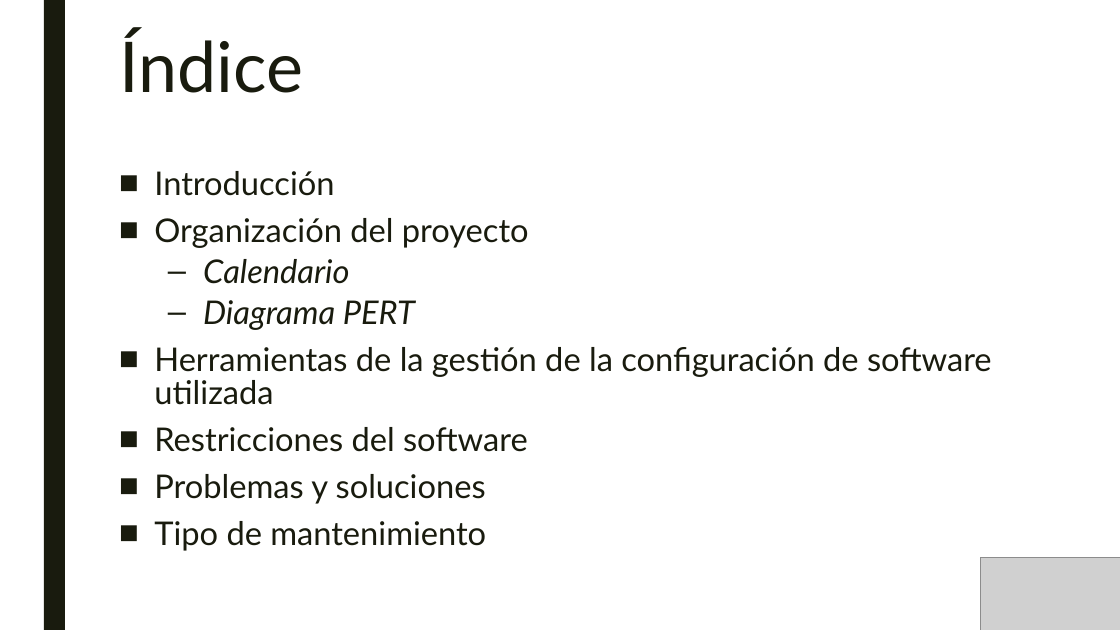
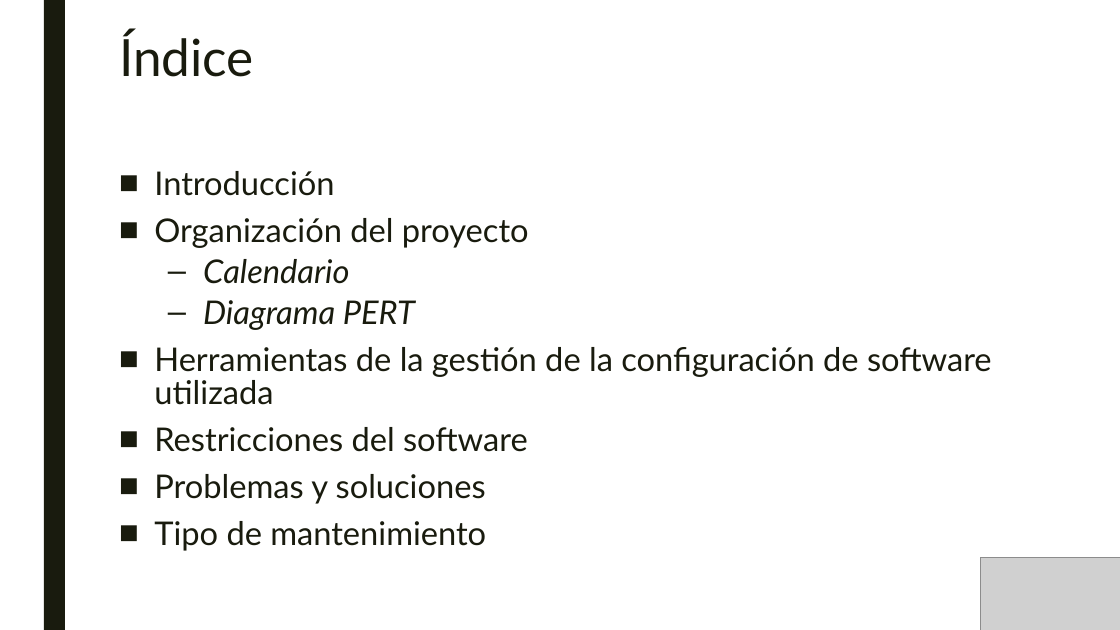
Before and after one commit to SombraJ/practicaAIS, a slide deck: slide 2 of Gestión de un proyecto Software.pptx. Drawn at 1120x630 pixels with LibreOffice and Linux fonts; fonts in the diff are those of the drawing; grey boxes stand for pictures. Boxes give left, top, right and bottom in pixels: in the first picture for what was removed or moved away, otherwise in the second. Text is boxed around its words. In the diff, an @@ line names an element or a change of style, - is before the commit and + after.

```diff
--- a/Gestión de un proyecto Software.pptx
+++ b/Gestión de un proyecto Software.pptx
@@ title "Índice" at (119,32,254,77): size 60 to 44 pt @@
```
Also in this commit, not shown: 8 other slides changed.
